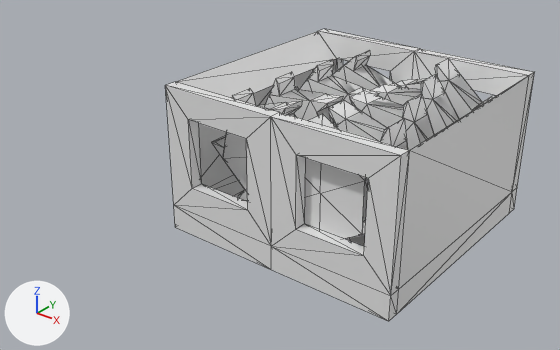
One commit to the glTF model src/main/resources/assets/mechanicalarmory/models/shredder.glb: the scene before it, then after it.
One viewpoint serves both versions: a camera (50 mm lens) standing at (4.06, -3.73, 3.1) and looking at (0.62, 0.58, 0.43). Arrows for +X, +Y and +Z are at lower left; the lights stay in place. The first picture is the older version. Mesh edges are drawn as thin lines. Where no turn or scale is listed for an object, it has been applied to the vertices. Vertices at exactly the same position are counted once.

Script lines for the objects in view, before the commit:
```python
me_cube = bpy.data.meshes.new('Cube')
me_cube.from_pydata(...)  # 68 vertices, 160 faces; spans x -1.0..1.0, y -0.05..1.95, z -0.58..0.62
me_cylinder_001 = bpy.data.meshes.new('Cylinder.001')
me_cylinder_001.from_pydata(...)  # 200 vertices, 384 faces; spans x -1.25..1.25, y -0.25..3.25, z -1.24..1.24
me_cylinder_005 = bpy.data.meshes.new('Cylinder.005')
me_cylinder_005.from_pydata(...)  # 250 vertices, 480 faces; spans x -0.5..0.5, y -0.1..1.7, z -0.5..0.5
ob_cube = bpy.data.objects.new('Cube', me_cube)
ob_cube.location = (1.0, 0.048, 0.578)
ob_leftblade = bpy.data.objects.new('LeftBlade', me_cylinder_001)
ob_leftblade.location = (0.65, 0.4, 0.7)
ob_leftblade.rotation_euler = (3.142, 0.209, 0.0)  # degrees (180, 12, 0)
ob_leftblade.scale = (-0.4, -0.4, -0.4)
ob_rightblade = bpy.data.objects.new('RightBlade', me_cylinder_005)
ob_rightblade.location = (1.35, 0.2, 0.7)
```
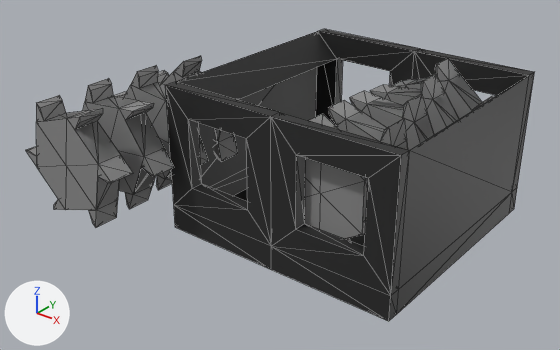
The newer file is also turned or shifted as a whole; pictures and numbers use the older file's frame.

Pixel boxes (x1, y1, x2, y2) of what changed, in the pictures (560 x 350 px; the box of a moved part takes in the faces that stretch with it):
'LeftBlade', reshaped, moved, turned, rescaled, recoloured: before (211, 50, 401, 200); after (26, 56, 237, 228)
part 1 of me_cylinder_005, recoloured (white to grey): (304, 59, 495, 241) in both
part 2 of me_cube, moved or reshaped: (176, 31, 529, 288) in both
part 3 of me_cube, recoloured (white to grey): (165, 29, 534, 321) in both

The change, as a diff of the scene's bpy script:
```diff
--- a/src/main/resources/assets/mechanicalarmory/models/shredder.glb.py
+++ b/src/main/resources/assets/mechanicalarmory/models/shredder.glb.py
@@ img_blade @@
+img_blade = load_image('blade', '_unpacked/blade', 32, 32, 'sRGB')
@@ img_body @@
+img_body = load_image('body', '_unpacked/body', 32, 32, 'sRGB')
@@ mat_blades @@
+mat_blades = principled_material('Blades')
+mat_blades.texture = img_blade
@@ mat_material2 @@
+mat_material2 = principled_material('Material2')
+mat_material2.texture = img_body
@@ me_cylinder_005 @@
 me_cylinder_005.from_pydata(...)  # 250 vertices, 480 faces; spans x -0.5..0.5, y -0.1..1.7, z -0.5..0.5
 # used by ob_rightblade; location = (1.35, 0.2, 0.7)
+# me_cylinder_005 part 1: 480 faces spanning x -0.5..0.5, y -0.1..1.7, z -0.5..0.5 switch from no material to mat_blades (picture img_blade)
@@ me_cube @@
 # used by ob_cube; location = (1.0, 0.048, 0.578)
-me_cube.from_pydata(...)  # 68 vertices, 160 faces; spans x -1.0..1.0, y -0.05..1.95, z -0.58..0.62
+me_cube.from_pydata(...)  # 68 vertices, 164 faces; spans x -1.0..1.0, y -0.05..1.95, z -0.58..0.62
+# me_cube part 2
+# 16 faces are deleted
+# 20 new faces join them
+# me_cube part 3: 160 faces spanning x -1.0..1.0, y -0.05..1.95, z -0.58..0.62 switch from no material to mat_material2 (picture img_body)
@@ me_cylinder_001 @@
 # used by ob_leftblade; location = (0.65, 0.4, 0.7); rotation_euler = (3.142, 0.209, 0.0), in degrees (180, 12, 0); scale = (-0.4, -0.4, -0.4)
-me_cylinder_001.from_pydata(...)  # 200 vertices, 384 faces; spans x -1.25..1.25, y -0.25..3.25, z -1.24..1.24
+me_cylinder_001.from_pydata(...)  # 200 vertices, 384 faces; spans x -0.5..0.5, y -0.1..1.3, z -0.5..0.5
+# me_cylinder_001 part 4: the whole mesh is multiplied about the mesh origin by the matrix ((-0.391, 0.0, 0.083), (0.0, 0.4, 0.0), (0.083, 0.0, 0.391))
+me_cylinder_001.materials.append(mat_blades)  # picture img_blade
@@ ob_leftblade @@
 ob_leftblade = bpy.data.objects.new('LeftBlade', me_cylinder_001)
-ob_leftblade.location = (0.65, 0.4, 0.7)
-ob_leftblade.rotation_euler = (3.142, 0.209, 0.0)  # degrees (180, 12, 0)
-ob_leftblade.scale = (-0.4, -0.4, -0.4)
+ob_leftblade.location = (-0.35, -0.6, 0.7)
```
